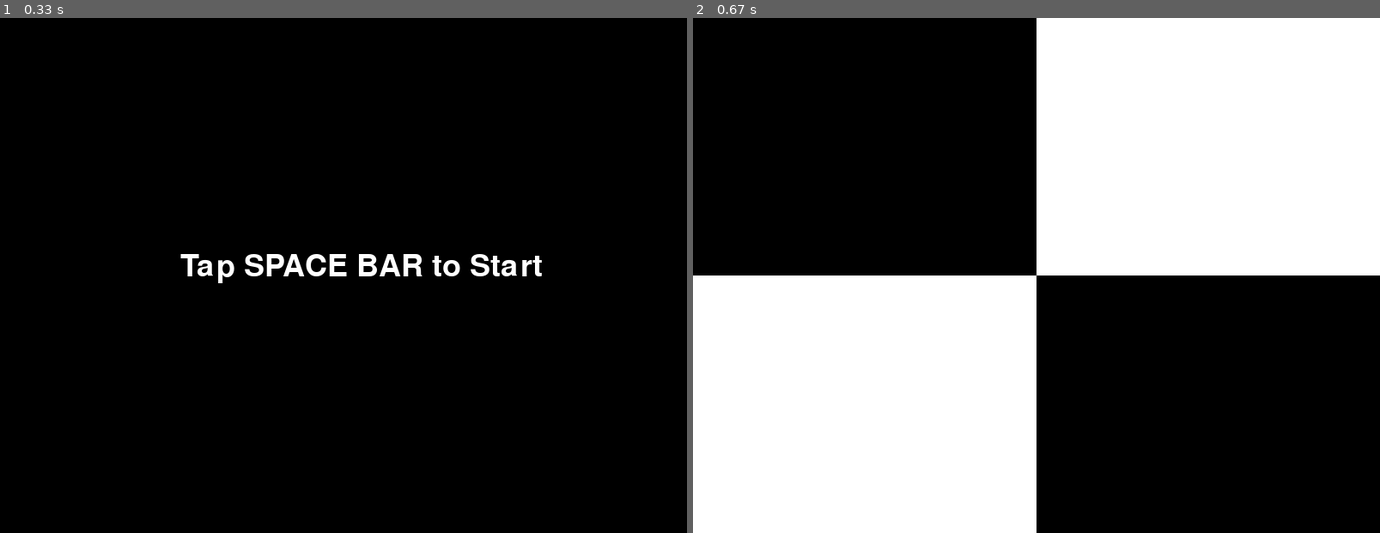
Above: before the commit, frames 1-2 (left to right).
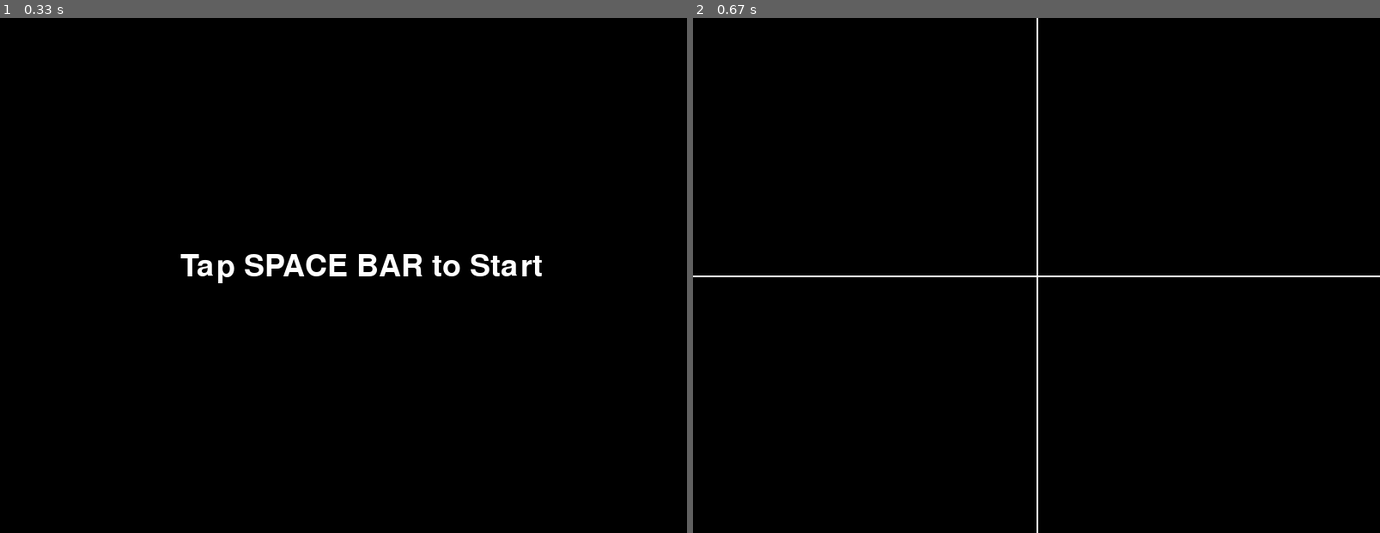
Above: after the commit, the same moments.

Repository: 2024-dg1s-gogeom/pygame-4d
Game: pygame game, started from main.py
Same seed, same stepped clock (60 frames per second), same inputs: the game is played once before the commit and once after it.
Inputs:
- Up to frame 1 (0.33 s): type "10 (at the terminal prompt)" at 0 s
- Up to frame 2 (0.67 s): tap Space at 0.33 s

Frame 1 is identical in both runs. In frame 2, 50% of the frame differs, in the area x 0-100%, y 0-100%.

Commit message:
adsfaewf

Diff:
--- a/main.py
+++ b/main.py
@@ -36,6 +36,19 @@
             self.render = render.front_render
         else:
             self.render = render.play_render
+        self.playerpos = [0, 0, 0, 0]
+        modifier = 1
+        keys = pygame.key.get_pressed()
+        if keys[pygame.K_LSHIFT] or keys[pygame.K_RSHIFT]:    # SHIFT 누를 때 마다 앞 뒤 이동 방향 바뀜
+            modifier *= -1
+            if keys[pygame.K_q]:
+                self.playerpos[0] += modifier * 1
+            if keys[pygame.K_w]:
+                self.playerpos[1] += modifier * 1
+            if keys[pygame.K_e]:
+                self.playerpos[2] += modifier * 1
+            if keys[pygame.K_r]:
+                self.playerpos[3] += modifier *1
 
     def on_render(self):
         self.render(self.font, self.maze, self._display_surf)
--- a/render.py
+++ b/render.py
@@ -9,11 +9,13 @@
     pygame.display.flip()
 
 def play_render(font, maze, display_surf):
-    display_surf.fill((255, 255, 255))
-    half_width = 400
-    half_height = 300
-    display_surf.fill((0, 0, 0), rect=(0, 0, half_width, half_height))
-    display_surf.fill((0, 0, 0), rect=(400, 300, half_width, half_height))
+    display_surf.fill((0, 0, 0))
+    pygame.draw.line(display_surf, (255, 255, 255), (400,0), (400,600), 2)
+    pygame.draw.line(display_surf, (255, 255, 255), (0,300), (800,300), 2)
+    # half_width = 400
+    # half_height = 300
+    # display_surf.fill((0, 0, 0), rect=(0, 0, half_width, half_height))
+    # display_surf.fill((0, 0, 0), rect=(400, 300, half_width, half_height))
     for i in range(4):
         show_map(i)
     pygame.display.flip()
